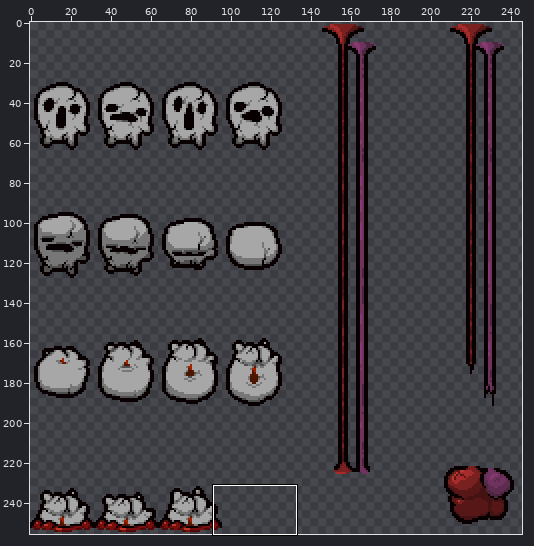
Two versions of one sprite sheet, resources/gfx/monsters/stillborn.png. The first picture is a wide view before the edit; the outline marks the close-up.
Close-up. Earlier state:
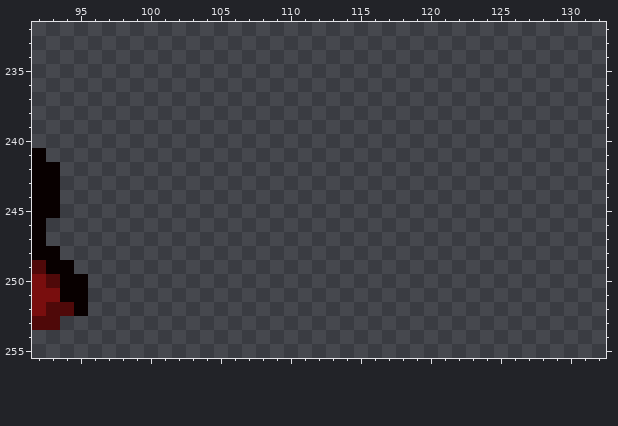
The file is 256x256 pixels. Colours within 5 levels of each other are drawn and written as one. Shown: x 92..132, y 232..255. The wide view leaves out empty margins.
After:
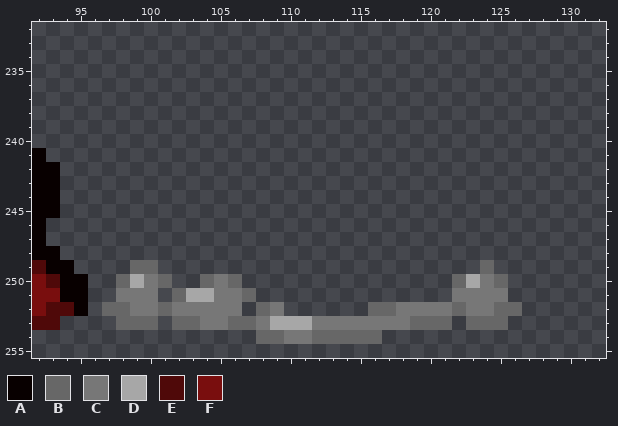
Palette (. is transparent): A #080000  B #676767  C #777777  D #a7a7a7  E #4f0909  F #790e0e
The edit:
The edit adds colour B in row 249 at x 99 to 100 and 124; in row 250 at x 98, 101, 104, 106, 122 and 125; in row 251 at x 102 and 107; in row 252 at x 97 to 98, 101, 108, 116 to 117, 122 and 125 to 126; in row 253 at x 98 to 100, 102 to 103, 106 to 107, 119 to 121 and 123 to 125; in row 254 at x 108 to 109 and 112 to 116.
The edit adds colour C in row 250 at x 100, 105 and 124; in row 251 at x 98 to 100, 105 to 106 and 122 to 125; in row 252 at x 99 to 100, 102 to 106, 109, 118 to 121 and 123 to 124; in row 253 at x 104 to 105, 108 and 112 to 118; in row 254 at x 110 to 111.
The edit adds colour D in row 250 at x 99 and 123; in row 251 at x 103 to 104; in row 253 at x 109 to 111.
